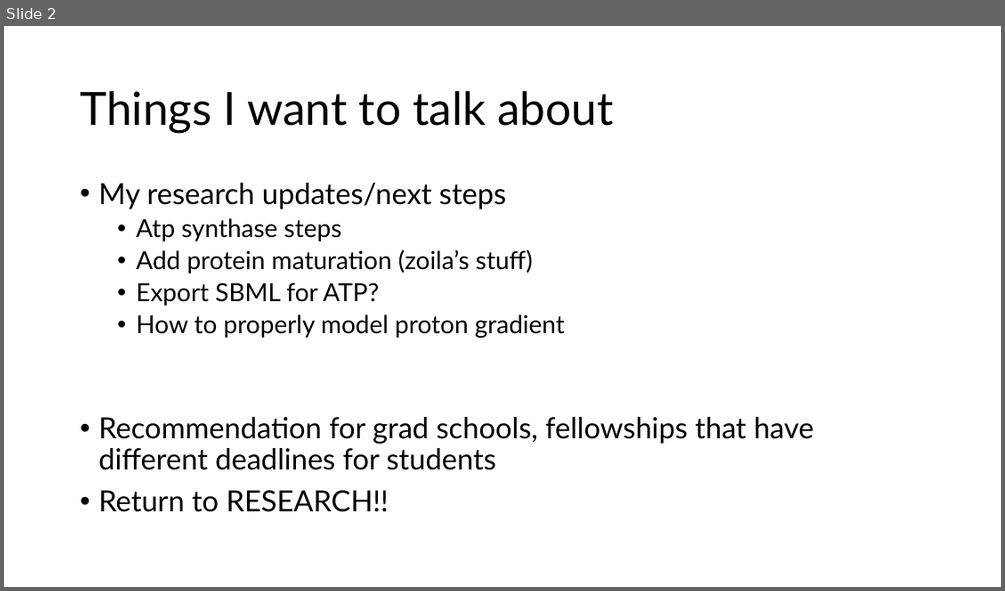
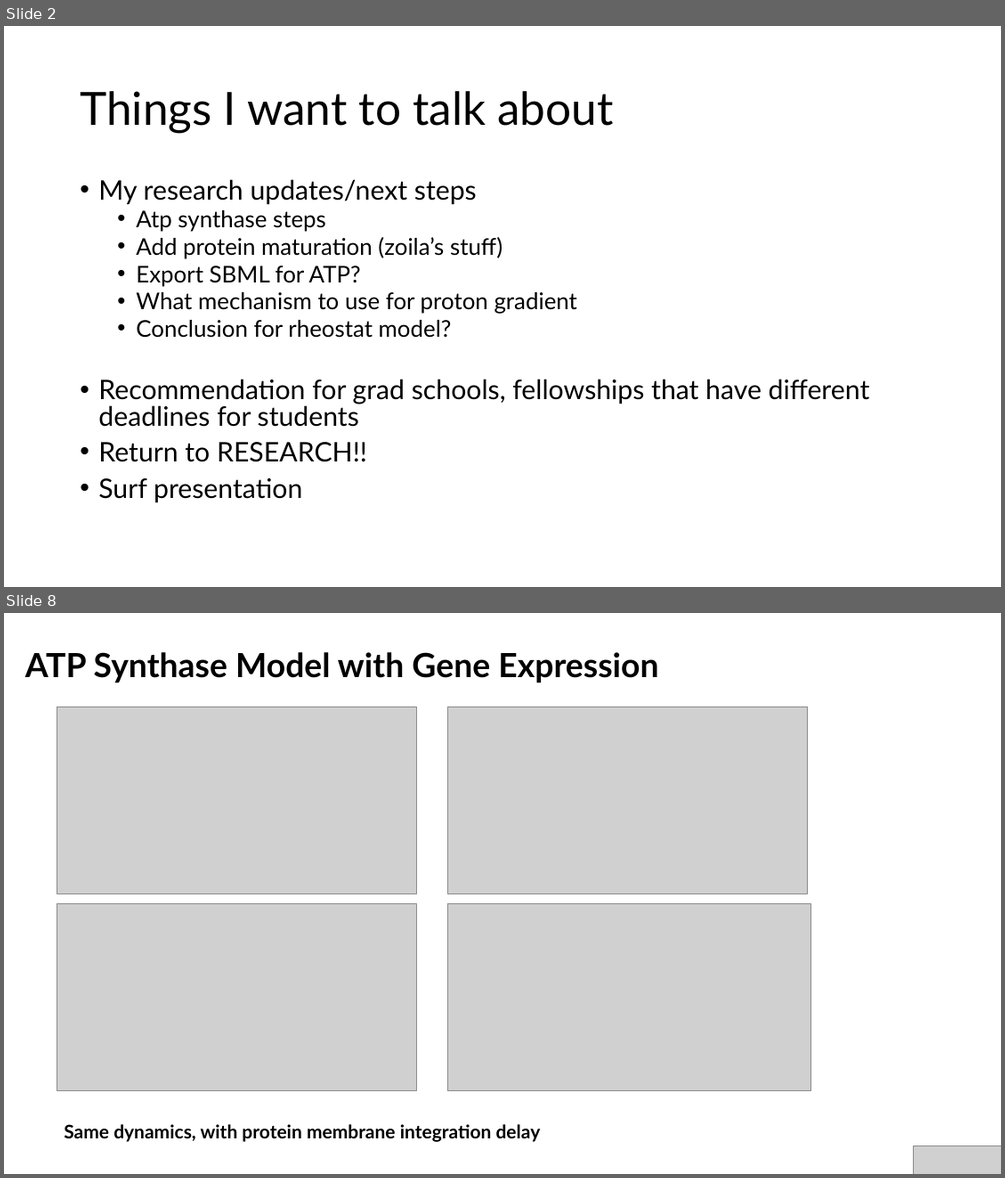
Before and after one commit to AnkitaRoychoudhury/ug_murray, a slide deck: miscellaneous/presentations/202020720_murray_mtg.pptx. Shown one above the other, each under a label of ours: slide 2 before the commit, slides 2 and 8 after it; the slides between them are not shown. The pictures are 1005x591 and 1005x1178 pixels, drawn with LibreOffice and Linux fonts; fonts in the diff are those of the drawing; grey boxes stand for pictures. Boxes give left, top, right and bottom in pixels: in the first picture for what was removed or moved away, otherwise in the second. Text is boxed around its words. In the diff, an @@ line names an element or a change of style, - is before the commit and + after.

```diff
--- a/miscellaneous/presentations/202020720_murray_mtg.pptx
+++ b/miscellaneous/presentations/202020720_murray_mtg.pptx
@@ slide 8 added at (4, 613, 1001, 1174), background #FFFFFF @@
@@ title added at (25, 652, 658, 683), 32 pt, text #000000, bold @@
+ATP Synthase Model with Gene Expression
@@ picture added at (57, 706, 417, 893) @@
@@ picture added at (447, 706, 808, 893) @@
@@ picture added at (57, 904, 417, 1091) @@
@@ picture added at (447, 904, 810, 1091) @@
@@ text added at (64, 1124, 541, 1142), 18 pt, text #000000, bold @@
+Same dynamics, with protein membrane integration delay
@@ picture added at (914, 1145, 1001, 1174) @@
@@ slide 2 changed as well @@
@@ text at (98, 179, 870, 462): size 28 to 25.9 pt in "My research updates/next steps", "Recommendation for grad schools, fellowships that have ...", "Return to RESEARCH!!"; size 24 to 22.2 pt in "Atp synthase steps", "Add protein maturation (zoila’s stuff)", "Export SBML for ATP?"; line spacing 0.9 to 0.8 @@
@@ text at (136, 292, 577, 338): text changed; size 24 to 22.2 pt @@
-  • How to properly model proton gradient
+  • What mechanism to use for proton gradient
+  • Conclusion for rheostat model?
@@ text at (98, 478, 302, 503): paragraph added @@
+• Surf presentation
```
Also in this commit, not shown: 1 other slide changed, 9 other slides added, 2 slides removed, 7 other files.
